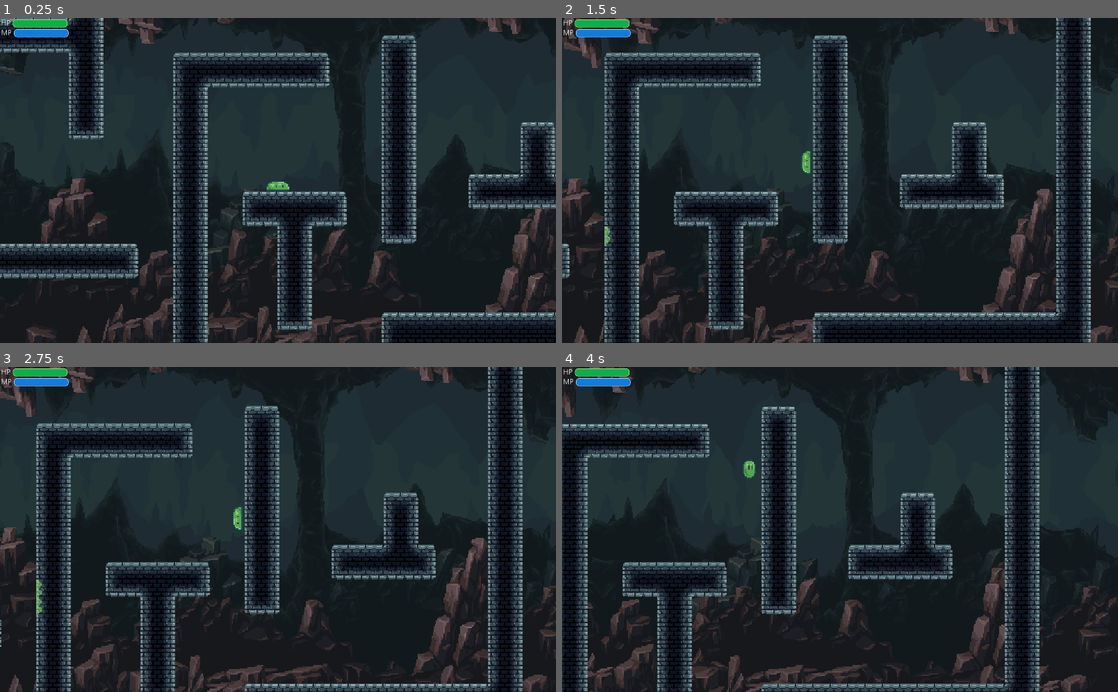
Above: before the commit, frames 1-4 (two rows, left to right).
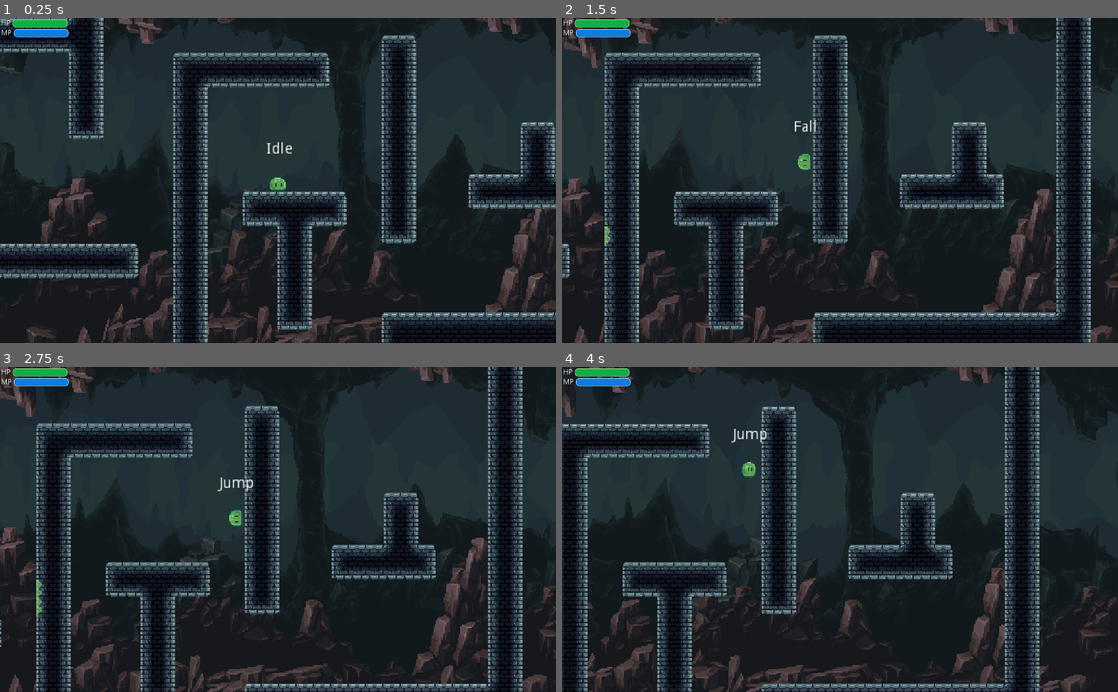
Above: after the commit, the same moments.

Repository: just-fun-f5/sticky_situation
Game: Godot game, scene res://src/Main/DEBBUG_SLIME.tscn
Same seed, same stepped clock (60 frames per second), same inputs: the game is played once before the commit and once after it. This scene is started directly instead of the project's main scene.
Inputs (mouse positions are in pixels of both pictures, inside the frame that each line leads up to):
- Up to frame 1 (0.25 s): no input
- Up to frame 2 (1.5 s): tap Enter (ui_accept) at 0.5 s; move the mouse to (962, 164) at 0.52 s; hold D (move_right) from 0.53 s (still down); click (962, 164) at 0.6 s; tap W (jump) at 0.77 s; move the mouse to (728, 196) at 1.27 s; right-click (728, 196) at 1.35 s
- Up to frame 3 (2.75 s): tap W (jump) at 1.52 s; move the mouse to (333, 458) at 2.02 s; release D (move_right) at 2.03 s; hold A (move_left) from 2.03 s (still down); click (333, 458) at 2.1 s
- Up to frame 4 (4 s): move the mouse to (812, 594) at 2.77 s; release A (move_left) at 2.78 s; hold D (move_right) from 2.78 s (still down); right-click (812, 594) at 2.85 s; click (812, 594) at 2.92 s; tap W (jump) at 3.02, 3.77 s; move the mouse to (1006, 578) at 3.52 s; click (1006, 578) at 3.6 s

The runs differ from the first frame. In frame 1, 0.2% of the frame differs, in the area x 47-53%, y 38-54%; in frame 2, 0.2%; in frame 3, 0.2%, in the area x 39-46%, y 33-51%; in frame 4, 0.2%.
Error in both runs: Invalid operands 'Object' and 'int' in operator '=='. (res://src/Actors/Slime/Slime.gd:162)

Commit message:
Smother animations
Change pace from each frame

Super fast (jump & explode) 1 -> 1
Fast animations 1 -> 1.2
Normal 1 -> 1.5

Smooooooooth

Diff:
--- a/Sticky_Situation_GODOT/src/Actors/Slime/Slime.gd
+++ b/Sticky_Situation_GODOT/src/Actors/Slime/Slime.gd
@@ -191,7 +191,7 @@
 	#	Uses the current skill
 	var temp = 0
 	call(avaible_skills[current_skill].skill_name)
-	$SlimeNode/Slime2Animation/AnimationPlayer2.play(avaible_skills[current_skill].animation_name)
+	anim_player.play(avaible_skills[current_skill].animation_name)
 	print("Hey")
 	pass
 
--- a/Sticky_Situation_GODOT/src/Actors/Slime/Slime.tscn
+++ b/Sticky_Situation_GODOT/src/Actors/Slime/Slime.tscn
@@ -47,7 +47,6 @@
 script = ExtResource( 2 )
 
 [node name="Label" type="Label" parent="SlimeFSM"]
-visible = false
 margin_left = -35.479
 margin_top = -40.0
 margin_right = 35.521
@@ -89,6 +88,7 @@
 one_shot = true
 
 [node name="Name" type="Label" parent="."]
+visible = false
 margin_left = -20.023
 margin_top = -24.0
 margin_right = 19.977
--- a/Sticky_Situation_GODOT/src/Actors/Slime/Slime2Animation.tscn
+++ b/Sticky_Situation_GODOT/src/Actors/Slime/Slime2Animation.tscn
@@ -2,9 +2,10 @@
 
 [ext_resource path="res://assets/art/actors/Slime/slime_frames_p3.png" type="Texture" id=1]
 
-[sub_resource type="Animation" id=14]
+[sub_resource type="Animation" id=1]
 resource_name = "Eat"
-length = 0.6
+length = 0.72
+step = 0.12
 tracks/0/type = "value"
 tracks/0/path = NodePath("slime2:frame")
 tracks/0/interp = 1
@@ -12,13 +13,13 @@
 tracks/0/imported = false
 tracks/0/enabled = true
 tracks/0/keys = {
-"times": PoolRealArray( 0, 0.1, 0.2, 0.3, 0.4, 0.5 ),
+"times": PoolRealArray( 0, 0.12, 0.24, 0.36, 0.48, 0.6 ),
 "transitions": PoolRealArray( 1, 1, 1, 1, 1, 1 ),
 "update": 1,
 "values": [ 42, 43, 44, 45, 46, 47 ]
 }
 
-[sub_resource type="Animation" id=8]
+[sub_resource type="Animation" id=2]
 resource_name = "Explode"
 length = 1.1
 tracks/0/type = "value"
@@ -28,13 +29,13 @@
 tracks/0/imported = false
 tracks/0/enabled = true
 tracks/0/keys = {
-"times": PoolRealArray( 0, 0.1, 0.2, 0.3, 0.4, 0.6, 0.8, 0.9, 1 ),
-"transitions": PoolRealArray( 1, 1, 1, 1, 1, 1, 1, 1, 1 ),
+"times": PoolRealArray( 0, 0.1, 0.2, 0.3, 0.4, 0.6, 0.8, 1 ),
+"transitions": PoolRealArray( 1, 1, 1, 1, 1, 1, 1, 1 ),
 "update": 1,
-"values": [ 36, 37, 38, 37, 39, 40, 40, 41, 42 ]
+"values": [ 36, 37, 38, 37, 39, 40, 41, 42 ]
 }
 
-[sub_resource type="Animation" id=9]
+[sub_resource type="Animation" id=3]
 loop = true
 tracks/0/type = "value"
 tracks/0/path = NodePath("slime2:frame_coords")
@@ -49,9 +50,28 @@
 "values": [ Vector2( 3, 2 ) ]
 }
 
-[sub_resource type="Animation" id=15]
+[sub_resource type="Animation" id=4]
 resource_name = "Fat_Run"
-length = 0.6
+length = 0.75
+loop = true
+step = 0.15
+tracks/0/type = "value"
+tracks/0/path = NodePath("slime2:frame")
+tracks/0/interp = 1
+tracks/0/loop_wrap = false
+tracks/0/imported = false
+tracks/0/enabled = true
+tracks/0/keys = {
+"times": PoolRealArray( 0, 0.15, 0.3, 0.45, 0.6 ),
+"transitions": PoolRealArray( 1, 1, 1, 1, 1 ),
+"update": 0,
+"values": [ 48, 49, 50, 51, 52 ]
+}
+
+[sub_resource type="Animation" id=5]
+length = 0.75
+loop = true
+step = 0.15
 tracks/0/type = "value"
 tracks/0/path = NodePath("slime2:frame")
 tracks/0/interp = 1
@@ -59,13 +79,13 @@
 tracks/0/imported = false
 tracks/0/enabled = true
 tracks/0/keys = {
-"times": PoolRealArray( 0, 0.1, 0.2, 0.3, 0.4, 0.5 ),
-"transitions": PoolRealArray( 1, 1, 1, 1, 1, 1 ),
+"times": PoolRealArray( 0, 0.15, 0.3, 0.45, 0.6 ),
+"transitions": PoolRealArray( 1, 1, 1, 1, 1 ),
 "update": 1,
-"values": [ 47, 48, 49, 50, 51, 52 ]
+"values": [ 18, 20, 19, 20, 21 ]
 }
 
-[sub_resource type="Animation" id=10]
+[sub_resource type="Animation" id=6]
 loop = true
 tracks/0/type = "value"
 tracks/0/path = NodePath("slime2:frame_coords")
@@ -74,88 +94,79 @@
 tracks/0/imported = false
 tracks/0/enabled = true
 tracks/0/keys = {
-"times": PoolRealArray( 0, 0.1, 0.2, 0.3 ),
+"times": PoolRealArray( 0, 0.1, 0.3, 0.8 ),
 "transitions": PoolRealArray( 1, 1, 1, 1 ),
 "update": 0,
-"values": [ Vector2( 0, 4 ), Vector2( 1, 3 ), Vector2( 2, 3 ), Vector2( 3, 3 ) ]
+"values": [ Vector2( 0, 2 ), Vector2( 2, 2 ), Vector2( 3, 2 ), Vector2( 3, 2 ) ]
 }
 
-[sub_resource type="Animation" id=11]
+[sub_resource type="Animation" id=7]
+length = 0.9
 loop = true
+step = 0.15
 tracks/0/type = "value"
-tracks/0/path = NodePath("slime2:frame_coords")
+tracks/0/path = NodePath("slime2:frame")
+tracks/0/interp = 1
+tracks/0/loop_wrap = false
+tracks/0/imported = false
+tracks/0/enabled = true
+tracks/0/keys = {
+"times": PoolRealArray( 0, 0.15, 0.3, 0.45, 0.6, 0.75 ),
+"transitions": PoolRealArray( 1, 1, 1, 1, 1, 1 ),
+"update": 1,
+"values": [ 6, 7, 8, 7, 9, 10 ]
+}
+
+[sub_resource type="Animation" id=8]
+length = 0.72
+loop = true
+step = 0.12
+tracks/0/type = "value"
+tracks/0/path = NodePath("slime2:frame")
 tracks/0/interp = 1
 tracks/0/loop_wrap = true
 tracks/0/imported = false
 tracks/0/enabled = true
 tracks/0/keys = {
-"times": PoolRealArray( 0, 0.1, 0.2, 0.8 ),
-"transitions": PoolRealArray( 1, 1, 1, 1 ),
-"update": 0,
-"values": [ Vector2( 0, 2 ), Vector2( 2, 2 ), Vector2( 3, 2 ), Vector2( 3, 2 ) ]
+"times": PoolRealArray( 0, 0.12, 0.24, 0.36, 0.48, 0.6 ),
+"transitions": PoolRealArray( 1, 1, 1, 1, 1, 1 ),
+"update": 1,
+"values": [ 6, 7, 8, 7, 9, 10 ]
 }
 
-[sub_resource type="Animation" id=12]
+[sub_resource type="Animation" id=9]
+length = 0.6
 loop = true
+step = 0.12
 tracks/0/type = "value"
-tracks/0/path = NodePath("slime2:frame_coords")
+tracks/0/path = NodePath("slime2:frame")
 tracks/0/interp = 1
 tracks/0/loop_wrap = true
 tracks/0/imported = false
 tracks/0/enabled = true
 tracks/0/keys = {
-"times": PoolRealArray( 0, 0.1, 0.2, 0.3, 0.4 ),
+"times": PoolRealArray( 0, 0.12, 0.24, 0.36, 0.48 ),
 "transitions": PoolRealArray( 1, 1, 1, 1, 1 ),
-"update": 0,
-"values": [ Vector2( 0, 1 ), Vector2( 1, 1 ), Vector2( 2, 1 ), Vector2( 3, 1 ), Vector2( 4, 1 ) ]
-}
-
-[sub_resource type="Animation" id=13]
-loop = true
-tracks/0/type = "value"
-tracks/0/path = NodePath("slime2:frame_coords")
-tracks/0/interp = 1
-tracks/0/loop_wrap = true
-tracks/0/imported = false
-tracks/0/enabled = true
-tracks/0/keys = {
-"times": PoolRealArray( 0, 0.1, 0.2, 0.3, 0.4 ),
-"transitions": PoolRealArray( 1, 1, 1, 1, 1 ),
-"update": 0,
-"values": [ Vector2( 0, 1 ), Vector2( 1, 1 ), Vector2( 2, 1 ), Vector2( 3, 1 ), Vector2( 4, 1 ) ]
-}
-
-[sub_resource type="Animation" id=7]
-length = 0.8
-loop = true
-tracks/0/type = "value"
-tracks/0/path = NodePath("slime2:frame_coords")
-tracks/0/interp = 1
-tracks/0/loop_wrap = true
-tracks/0/imported = false
-tracks/0/enabled = true
-tracks/0/keys = {
-"times": PoolRealArray( 0, 0.1, 0.2 ),
-"transitions": PoolRealArray( 1, 1, 1 ),
-"update": 0,
-"values": [ Vector2( 1, 4 ), Vector2( 2, 4 ), Vector2( 3, 4 ) ]
+"update": 1,
+"values": [ 24, 25, 26, 25, 24 ]
 }
 
 [node name="Slime2Animation" type="Node2D"]
 
 [node name="slime2" type="Sprite" parent="."]
+position = Vector2( -0.264862, 0 )
 texture = ExtResource( 1 )
 hframes = 6
 vframes = 9
-frame = 36
+frame = 45
 
 [node name="AnimationPlayer2" type="AnimationPlayer" parent="."]
-anims/Eat = SubResource( 14 )
-anims/Explode = SubResource( 8 )
-anims/Fall = SubResource( 9 )
-anims/Fat_Run = SubResource( 15 )
-anims/Idle = SubResource( 10 )
-anims/Jump = SubResource( 11 )
-anims/Move = SubResource( 12 )
-anims/run = SubResource( 13 )
-anims/wall_slide = SubResource( 7 )
+anims/Eat = SubResource( 1 )
+anims/Explode = SubResource( 2 )
+anims/Fall = SubResource( 3 )
+anims/Fat_Run = SubResource( 4 )
+anims/Idle = SubResource( 5 )
+anims/Jump = SubResource( 6 )
+anims/Move = SubResource( 7 )
+anims/run = SubResource( 8 )
+anims/wall_slide = SubResource( 9 )
